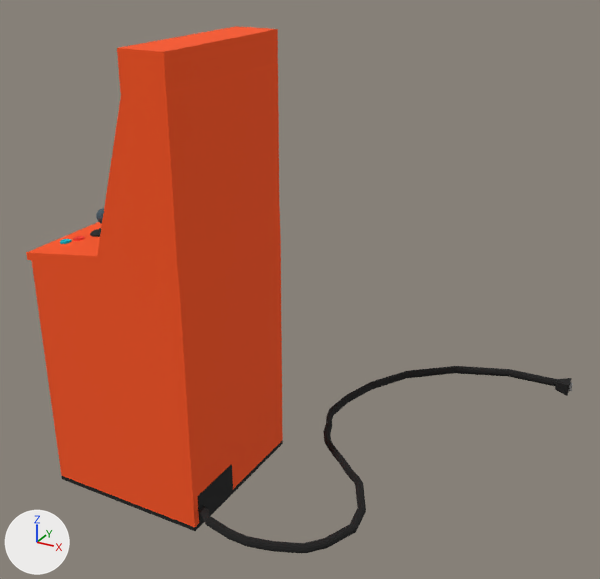
Before and after pictures for a commit that changed the OBJ model jame-gam-winter-2023/Assets/Level/Models/Arcade Cabinet 🕹/model.obj.
Before and after are seen from a 50 mm lens placed at (2.45, -3.37, 1.46), pointed at (0.39, 0.38, -0.41). Lighting does not change. The marker at lower left points along +X, +Y and +Z. Where no turn or scale is listed for an object, it has been applied to the vertices. Vertices at the same position are counted once.

In view in the first picture: 'model'.
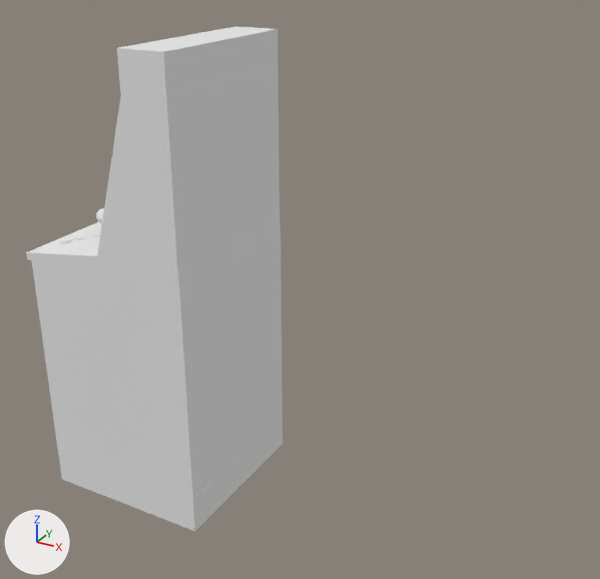
Where the change shows, as pixel boxes [x1, y1, x2, y2] in the pictures (600 x 579 px; the box of a moved part takes in the faces that stretch with it):
```json
{"object": "model", "change": "recoloured, reshaped", "before": [26, 26, 573, 553], "after": [26, 26, 283, 531], "on screen": "orange to white, 53% narrower"}
{"part": 1, "of": "me_model", "change": "deleted", "before": [199, 366, 562, 553], "on screen": "black"}
{"part": 2, "of": "me_model", "change": "deleted", "before": [555, 378, 572, 396]}
{"part": 3, "of": "me_model", "change": "moved or reshaped", "before": [177, 205, 281, 297], "after": [177, 205, 281, 297]}
```

Edits to the scene script, one JSON object a line:
```json
{"op": "set", "path": "mat_mat14.base_color", "old": "(1.0, 0.09, 0.01)", "new": "(0.8, 0.8, 0.8)", "note": "orange #ff5519 -> white #e7e7e7"}
{"op": "set", "path": "mat_mat23.base_color", "old": "(0.01, 0.01, 0.01)", "new": "(0.8, 0.8, 0.8)", "note": "black #191919 -> white #e7e7e7"}
{"block": "me_model", "where": "# used by ob_model"}
{"op": "remove", "block": "me_model", "code": "me_model.from_pydata(...)  # 3311 vertices, 4584 faces; spans x -0.75..1.74, y -0.58..1.59, z -1.51..0.98"}
{"op": "add", "block": "me_model", "code": "me_model.from_pydata(...)  # 2798 vertices, 3690 faces; spans x -0.75..0.24, y -0.51..0.43, z -1.51..0.98"}
{"block": "me_model", "change": "me_model part 1: the loose piece of 432 vertices spanning x 0.19..1.7, y -0.58..1.56, z -1.45..-1.18 is deleted"}
{"block": "me_model", "change": "me_model part 2: the loose piece of 8 vertices spanning x 1.62..1.73, y 1.49..1.59, z -1.3..-1.22 is deleted"}
{"block": "me_model", "change": "me_model part 3"}
{"block": "me_model", "change": "1 vertex is removed from x 0.24, y 0.43, z -0.14"}
{"block": "me_model", "change": "248 faces are deleted"}
{"block": "me_model", "change": "4 vertices move within x -0.02, y -0.4..0.21, z -0.02..0.42"}
{"block": "me_model", "change": "3 new faces join them, mat_mat14 (white #e7e7e7)"}
{"block": "me_model", "change": "78 new faces join them, mat_mat23 (white #e7e7e7)"}
{"block": "me_model", "change": "6 new faces join them, mat_mat4 (white #e7e7e7)"}
{"block": "me_model", "change": "51 new faces join them, mat_mat21 (white #e7e7e7)"}
{"block": "me_model", "change": "4 new faces join them, mat_mat8 (white #e7e7e7)"}
{"block": "me_model", "change": "88 new faces join them, mat_mat19 (white #e7e7e7)"}
{"block": "me_model", "change": "7 new faces join them, mat_mat20 (white #e7e7e7)"}
{"block": "me_model", "change": "11 new faces join them, mat_mat18 (white #e7e7e7)"}
```
